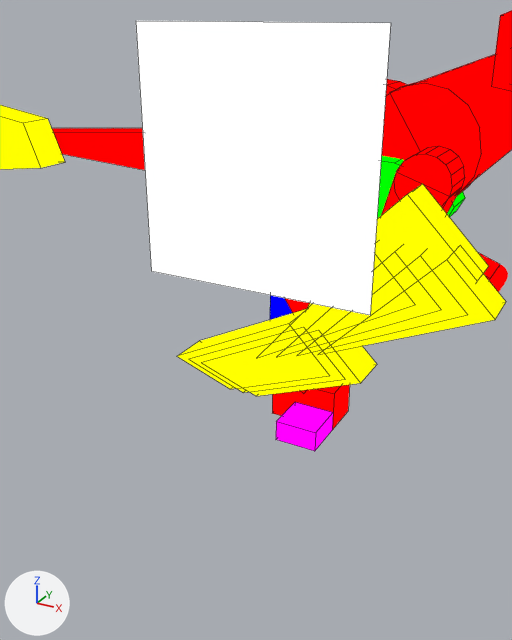
Renders of the Blender file assets-source/blender/motion/microraptor-stomp.blend from each side of a commit.
Rendered twice from a 50 mm lens placed at (51.83, -34.18, 18.48), pointed at (48.64, -28.38, 15.57). Lighting does not change. The marker at lower left points along +X, +Y and +Z. The older version comes first. Mesh edges are drawn as thin lines on the coarser meshes.

Names of what the first picture shows: 'DinoTycoon_Motion_microraptor_stomp_arm_feather1', 'DinoTycoon_Motion_microraptor_stomp_arm_feather3', 'DinoTycoon_Motion_microraptor_stomp_arm_joint_0', 'DinoTycoon_Motion_microraptor_stomp_eye', 'DinoTycoon_Motion_microraptor_stomp_folded_wing', 'DinoTycoon_Motion_microraptor_stomp_hind_feather0', 'DinoTycoon_Motion_microraptor_stomp_hind_feather2', 'DinoTycoon_Motion_microraptor_stomp_near_claws', 'DinoTycoon_Motion_microraptor_stomp_neck_0', 'DinoTycoon_Motion_microraptor_stomp_neck_joint_0', 'DinoTycoon_Motion_microraptor_stomp_tail', 'DinoTycoon_Motion_microraptor_stomp_tail_fan' and 13 more.
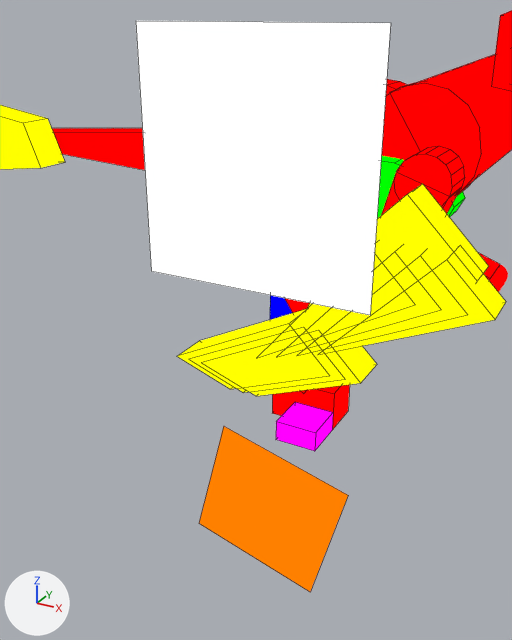
The newer file adds a shape key; the second version is drawn at full value of the shape key 'stomp_04' of 'DinoTycoon_Motion_microraptor_stomp_eye_white', and the change is written as the vertex moves it makes.

Changed parts and their boxes (x1, y1, x2, y2) in the pictures (512 x 640 px):
```json
{"object": "DinoTycoon_Motion_microraptor_stomp_eye_white", "change": "added", "after": [199, 426, 348, 592], "on screen": "orange"}
```

Edits to the scene script, one JSON object a line:
```json
{"op": "add", "block": "mat_dinotycoon_role_y", "code": ["mat_dinotycoon_role_y = emission_material('DinoTycoon_Role_Y')", "mat_dinotycoon_role_y.base_color = (1.0, 0.216, 0.0)  # orange #ff8000"]}
{"op": "add", "block": "me_dinotycoon_motion_microraptor_stomp_sample_eye_white", "code": ["me_dinotycoon_motion_microraptor_stomp_sample_eye_white = bpy.data.meshes.new('DinoTycoon_Motion_microraptor_stomp_sample_eye_white')", "me_dinotycoon_motion_microraptor_stomp_sample_eye_white.from_pydata([(48.61, -29.0, 14.65), (49.97, -29.0, 14.3), (49.62, -29.0, 12.94), (48.26, -29.0, 13.29), (48.61, -29.0, 14.65), (49.97, -29.0, 14.3), (49.62, -29.0, 12.94), (48.26, -29.0, 13.29)], [], [(3, 2, 1, 0), (4, 5, 6, 7), (0, 1, 5, 4), (1, 2, 6, 5), (2, 3, 7, 6), (3, 0, 4, 7)])", "me_dinotycoon_motion_microraptor_stomp_sample_eye_white.materials.append(mat_dinotycoon_role_y)  # orange #ff8000"]}
{"op": "add", "block": "ob_dinotycoon_motion_microraptor_stomp_eye_white", "code": ["ob_dinotycoon_motion_microraptor_stomp_eye_white = bpy.data.objects.new('DinoTycoon_Motion_microraptor_stomp_eye_white', me_dinotycoon_motion_microraptor_stomp_sample_eye_white)", "ob_dinotycoon_motion_microraptor_stomp_eye_white.location = (0.0, 0.0, 0.0)"]}
```
